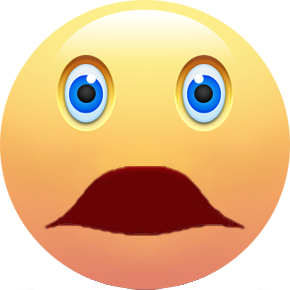
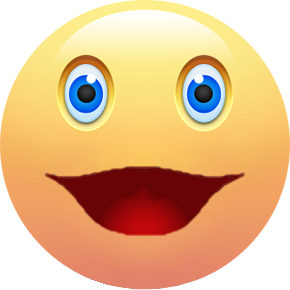
Layers edited between the first and the second 290 × 290 image:
showed "lips happy" (1st of 2) over [44, 166, 246, 236]
hid "lips unhappy" over [44, 166, 246, 237]
painted on "face underwater" over [27, 271, 263, 290]
